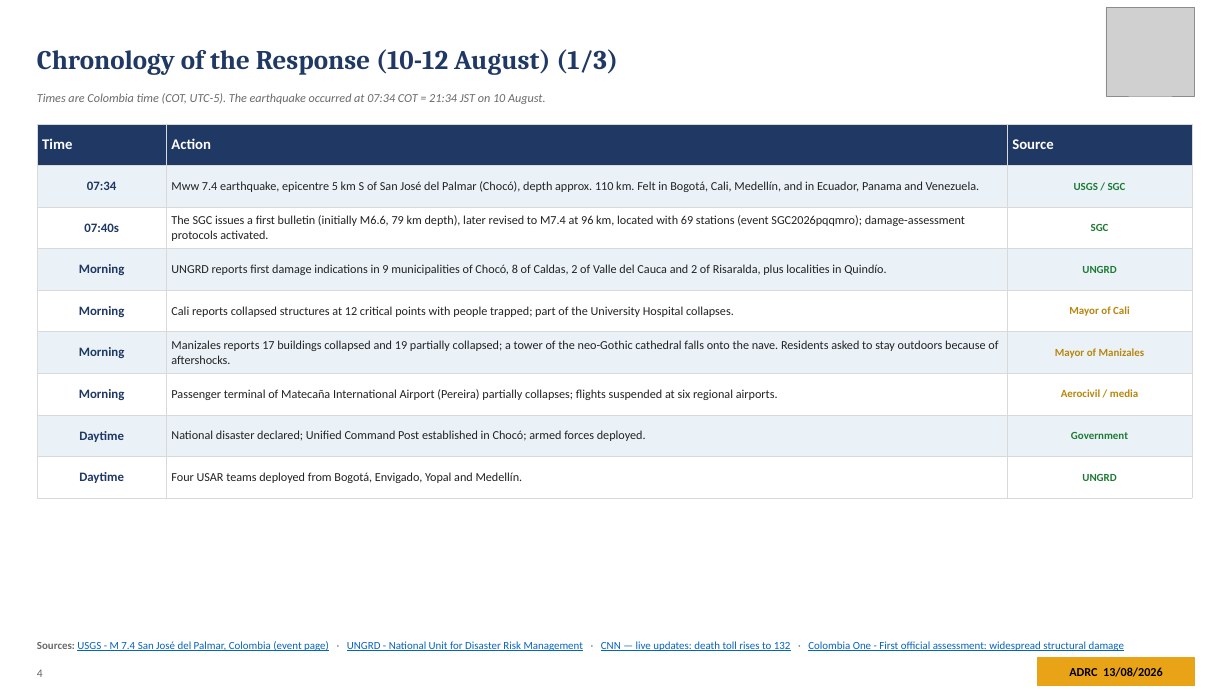
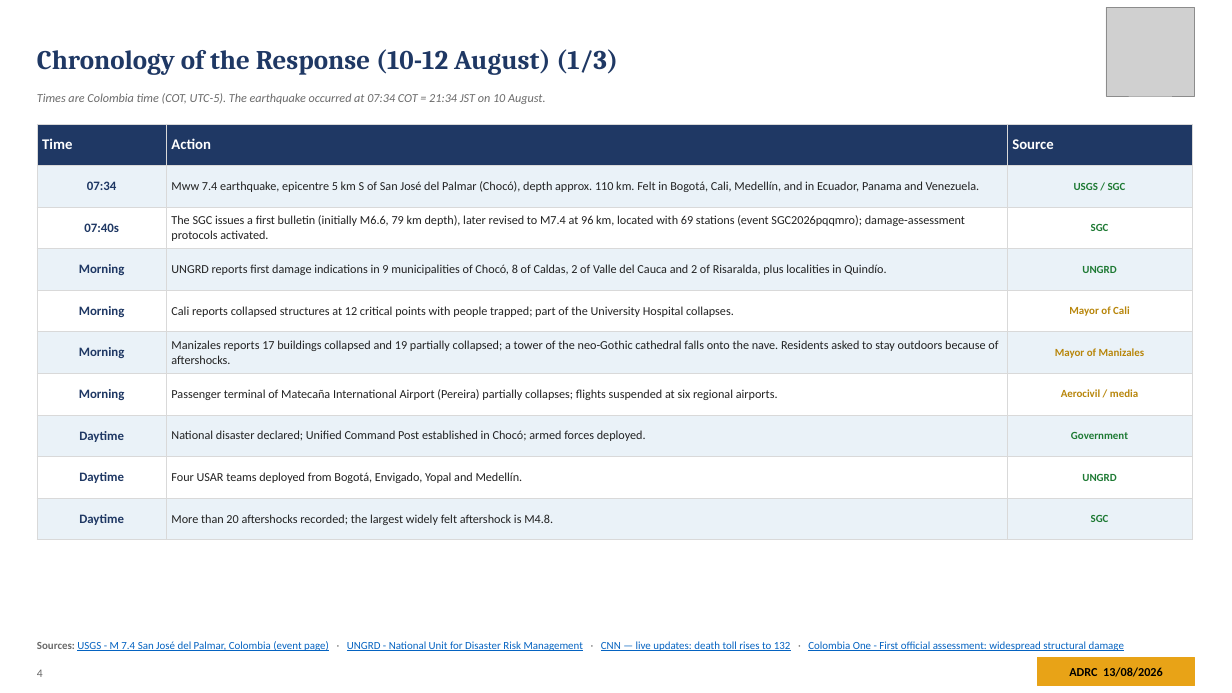
Before and after one commit to kochobi-max/whatsmap, a slide deck: slide 4 of reports/colombia_eq_20260810/output/ADRC_EQ_COL_Choco_20260810_EN.pptx. Drawn at 1232x693 pixels with LibreOffice and Linux fonts; fonts in the diff are those of the drawing; grey boxes stand for pictures. Boxes give left, top, right and bottom in pixels: in the first picture for what was removed or moved away, otherwise in the second. Text is boxed around its words. In the diff, an @@ line names an element or a change of style, - is before the commit and + after.

```diff
--- a/reports/colombia_eq_20260810/output/ADRC_EQ_COL_Choco_20260810_EN.pptx
+++ b/reports/colombia_eq_20260810/output/ADRC_EQ_COL_Choco_20260810_EN.pptx
@@ table at bbox=[37, 124, 1192, 529] @@
+row 10: Daytime | More than 20 aftershocks recorded; the largest widely felt aftershock is M4.8. | SGC
```
Also in this commit, not shown: 5 other slides changed, 7 other files.
